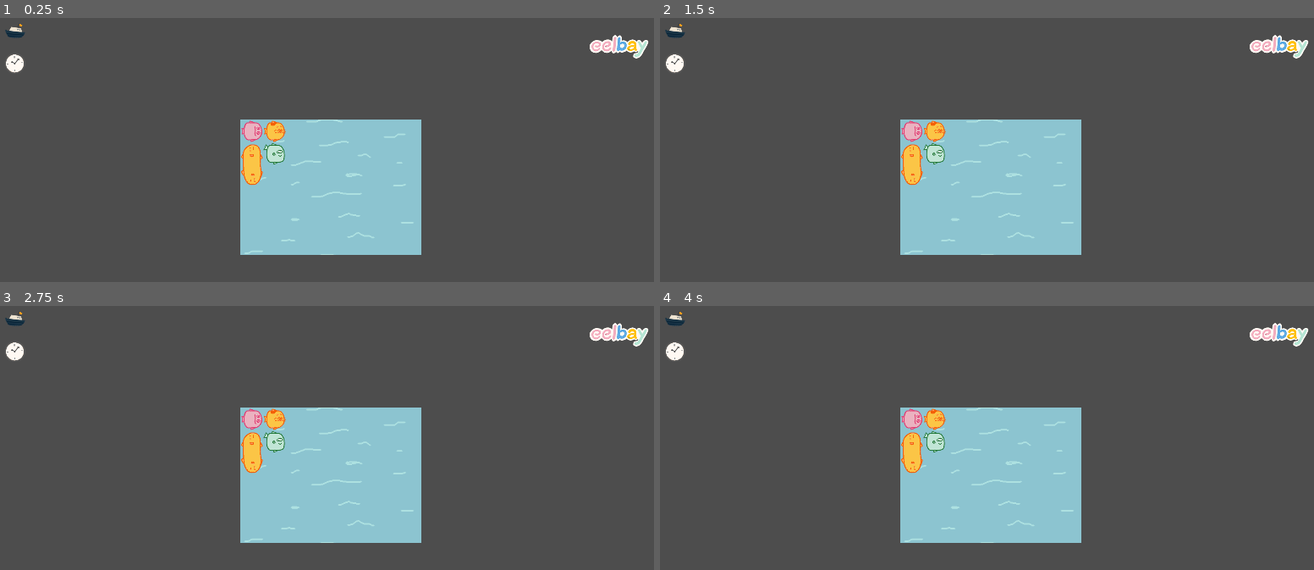
Above: before the commit, frames 1-4 (two rows, left to right).
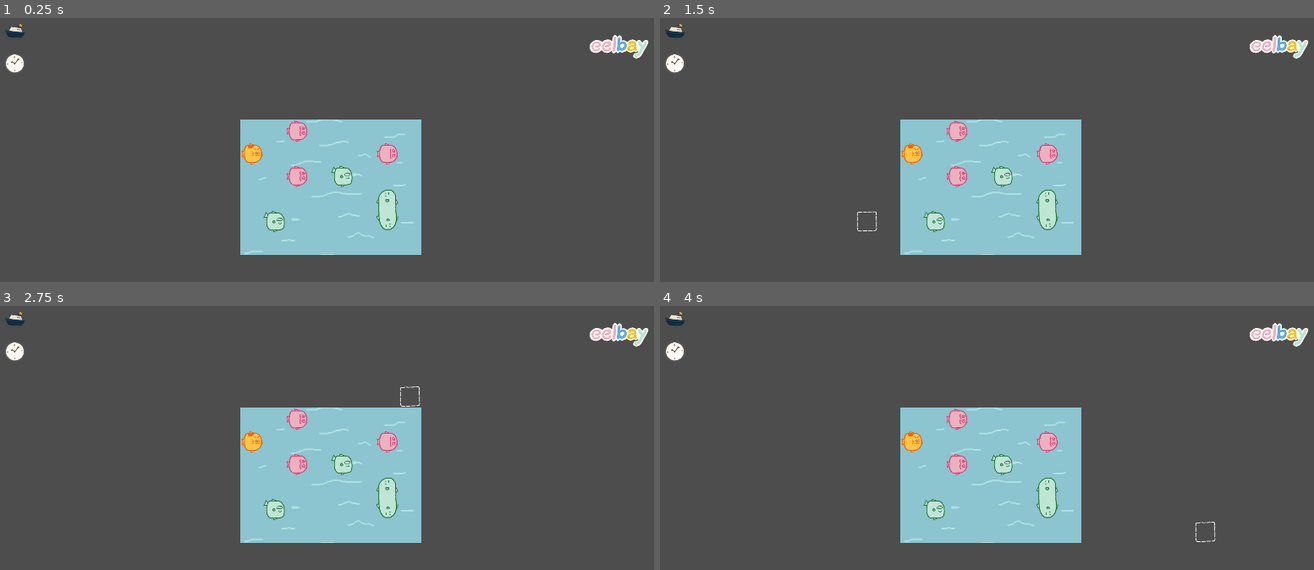
Above: after the commit, the same moments.

Repository: Boyquotes/EelBay
Game: Godot game, scene res://scenes/main.tscn
Same seed, same stepped clock (60 frames per second), same inputs: the game is played once before the commit and once after it.
Inputs (mouse positions are in pixels of both pictures, inside the frame that each line leads up to):
- Up to frame 1 (0.25 s): no input
- Up to frame 2 (1.5 s): tap Enter at 0.5 s; move the mouse to (1137, 179) at 0.52 s; hold Right (move_right) 0.53-1.25 s; hold Shift 0.53-1.25 s; click (1137, 179) at 0.67 s; tap Space at 1.25 s; drag from (856, 216) to (954, 274) at 1.27 s
- Up to frame 3 (2.75 s): tap Enter at 2 s; move the mouse to (398, 401) at 2.02 s; hold Right (move_right) from 2.03 s (still down); tap Ctrl at 2.1 s; click (398, 401) at 2.17 s
- Up to frame 4 (4 s): release Right (move_right) at 2.75 s; tap Space at 2.75 s; drag from (954, 562) to (790, 427) at 2.77 s; tap Enter at 3.5 s; move the mouse to (1196, 543) at 3.52 s; hold Left (move_left) from 3.53 s (still down); tap Alt at 3.6 s; click (1196, 543) at 3.67 s

The runs differ from the first frame. In frame 1, 2.2% of the frame differs, in the area x 36-61%, y 38-82%; in frame 2, 2.3%; in frame 3, 2.3%, in the area x 36-65%, y 30-82%; in frame 4, 2.3%.

Commit message:
Selector visuals which reacts to game state update metadata. Also rename private fields to have underscore

Diff:
--- /dev/null
+++ b/nodes/board_input_dir.tscn
@@ -0,0 +1,11 @@
+[gd_scene load_steps=3 format=3 uid="uid://bupt0on771l70"]
+
+[ext_resource type="TileSet" uid="uid://cvh7ynbcujhhj" path="res://nodes/tilesets/selector_tileset.tres" id="1_aurcx"]
+[ext_resource type="Script" path="res://scripts/BoardInputDir.gd" id="2_i8v58"]
+
+[node name="BoardInputDir" type="TileMap"]
+position = Vector2(704, 320)
+tile_set = ExtResource("1_aurcx")
+format = 2
+layer_0/tile_data = PackedInt32Array(1, 0, 0, 65537, 0, 2, 6, 65536, 3, 7, 196608, 3, 131076, 196608, 3, 131075, 65536, 3, 262149, 0, 3, 196614, 0, 2, 131078, 131072, 3, 131079, 196608, 3, 327680, 0, 2, 262145, 196608, 3, 262144, 524288, 0)
+script = ExtResource("2_i8v58")
--- /dev/null
+++ b/nodes/tilesets/selector_tileset.tres
@@ -0,0 +1,371 @@
+[gd_resource type="TileSet" load_steps=3 format=3 uid="uid://cvh7ynbcujhhj"]
+
+[ext_resource type="Texture2D" uid="uid://m0tg1dt3e4jy" path="res://assets/images/ui/eel_selector.png" id="1_rfpwo"]
+
+[sub_resource type="TileSetAtlasSource" id="TileSetAtlasSource_0yng5"]
+resource_name = "base"
+texture = ExtResource("1_rfpwo")
+texture_region_size = Vector2i(64, 64)
+0:0/0 = 0
+0:0/0/terrain_set = 0
+0:0/0/terrain = 0
+0:0/0/terrains_peering_bit/bottom_side = 0
+1:0/0 = 0
+1:0/0/terrain_set = 0
+1:0/0/terrain = 0
+1:0/0/terrains_peering_bit/right_side = 0
+1:0/0/terrains_peering_bit/bottom_right_corner = 0
+1:0/0/terrains_peering_bit/bottom_side = 0
+2:0/0 = 0
+2:0/0/terrain_set = 0
+2:0/0/terrain = 0
+2:0/0/terrains_peering_bit/right_side = 0
+2:0/0/terrains_peering_bit/bottom_right_corner = 0
+2:0/0/terrains_peering_bit/bottom_side = 0
+2:0/0/terrains_peering_bit/bottom_left_corner = 0
+2:0/0/terrains_peering_bit/left_side = 0
+3:0/0 = 0
+3:0/0/terrain_set = 0
+3:0/0/terrain = 0
+3:0/0/terrains_peering_bit/bottom_side = 0
+3:0/0/terrains_peering_bit/bottom_left_corner = 0
+3:0/0/terrains_peering_bit/left_side = 0
+4:0/0 = 0
+4:0/0/terrain_set = 0
+4:0/0/terrain = 0
+4:0/0/terrains_peering_bit/right_side = 0
+4:0/0/terrains_peering_bit/bottom_side = 0
+4:0/0/terrains_peering_bit/left_side = 0
+4:0/0/terrains_peering_bit/top_left_corner = 0
+4:0/0/terrains_peering_bit/top_side = 0
+5:0/0 = 0
+5:0/0/terrain_set = 0
+5:0/0/terrain = 0
+5:0/0/terrains_peering_bit/right_side = 0
+5:0/0/terrains_peering_bit/bottom_right_corner = 0
+5:0/0/terrains_peering_bit/bottom_side = 0
+5:0/0/terrains_peering_bit/left_side = 0
+6:0/0 = 0
+6:0/0/terrain_set = 0
+6:0/0/terrain = 0
+6:0/0/terrains_peering_bit/right_side = 0
+6:0/0/terrains_peering_bit/bottom_side = 0
+6:0/0/terrains_peering_bit/bottom_left_corner = 0
+6:0/0/terrains_peering_bit/left_side = 0
+7:0/0 = 0
+7:0/0/terrain_set = 0
+7:0/0/terrain = 0
+7:0/0/terrains_peering_bit/right_side = 0
+7:0/0/terrains_peering_bit/bottom_side = 0
+7:0/0/terrains_peering_bit/left_side = 0
+7:0/0/terrains_peering_bit/top_side = 0
+7:0/0/terrains_peering_bit/top_right_corner = 0
+8:0/0 = 0
+8:0/0/terrain_set = 0
+8:0/0/terrain = 0
+8:0/0/terrains_peering_bit/right_side = 0
+8:0/0/terrains_peering_bit/bottom_right_corner = 0
+8:0/0/terrains_peering_bit/bottom_side = 0
+9:0/0 = 0
+9:0/0/terrain_set = 0
+9:0/0/terrain = 0
+9:0/0/terrains_peering_bit/right_side = 0
+9:0/0/terrains_peering_bit/bottom_right_corner = 0
+9:0/0/terrains_peering_bit/bottom_side = 0
+9:0/0/terrains_peering_bit/bottom_left_corner = 0
+9:0/0/terrains_peering_bit/left_side = 0
+9:0/0/terrains_peering_bit/top_side = 0
+10:0/0 = 0
+10:0/0/terrain_set = 0
+10:0/0/terrain = 0
+10:0/0/terrains_peering_bit/right_side = 0
+10:0/0/terrains_peering_bit/bottom_right_corner = 0
+10:0/0/terrains_peering_bit/bottom_side = 0
+10:0/0/terrains_peering_bit/bottom_left_corner = 0
+10:0/0/terrains_peering_bit/left_side = 0
+11:0/0 = 0
+11:0/0/terrain_set = 0
+11:0/0/terrain = 0
+11:0/0/terrains_peering_bit/bottom_side = 0
+11:0/0/terrains_peering_bit/bottom_left_corner = 0
+11:0/0/terrains_peering_bit/left_side = 0
+0:1/0 = 0
+0:1/0/terrain_set = 0
+0:1/0/terrain = 0
+0:1/0/terrains_peering_bit/bottom_side = 0
+0:1/0/terrains_peering_bit/top_side = 0
+3:1/0 = 0
+3:1/0/terrain_set = 0
+3:1/0/terrain = 0
+3:1/0/terrains_peering_bit/bottom_side = 0
+3:1/0/terrains_peering_bit/bottom_left_corner = 0
+3:1/0/terrains_peering_bit/left_side = 0
+3:1/0/terrains_peering_bit/top_left_corner = 0
+3:1/0/terrains_peering_bit/top_side = 0
+4:1/0 = 0
+4:1/0/terrain_set = 0
+4:1/0/terrain = 0
+4:1/0/terrains_peering_bit/right_side = 0
+4:1/0/terrains_peering_bit/bottom_right_corner = 0
+4:1/0/terrains_peering_bit/bottom_side = 0
+4:1/0/terrains_peering_bit/top_side = 0
+0:2/0 = 0
+0:2/0/terrain_set = 0
+0:2/0/terrain = 0
+0:2/0/terrains_peering_bit/top_side = 0
+3:2/0 = 0
+3:2/0/terrain_set = 0
+3:2/0/terrain = 0
+3:2/0/terrains_peering_bit/left_side = 0
+3:2/0/terrains_peering_bit/top_left_corner = 0
+3:2/0/terrains_peering_bit/top_side = 0
+4:2/0 = 0
+4:2/0/terrain_set = 0
+4:2/0/terrain = 0
+4:2/0/terrains_peering_bit/right_side = 0
+4:2/0/terrains_peering_bit/bottom_side = 0
+4:2/0/terrains_peering_bit/top_side = 0
+4:2/0/terrains_peering_bit/top_right_corner = 0
+0:3/0 = 0
+0:3/0/terrain_set = 0
+0:3/0/terrain = 0
+3:3/0 = 0
+3:3/0/terrain_set = 0
+3:3/0/terrain = 0
+3:3/0/terrains_peering_bit/left_side = 0
+4:3/0 = 0
+4:3/0/terrain_set = 0
+4:3/0/terrain = 0
+4:3/0/terrains_peering_bit/right_side = 0
+4:3/0/terrains_peering_bit/bottom_side = 0
+4:3/0/terrains_peering_bit/bottom_left_corner = 0
+4:3/0/terrains_peering_bit/left_side = 0
+4:3/0/terrains_peering_bit/top_side = 0
+1:1/0 = 0
+1:1/0/terrain_set = 0
+1:1/0/terrain = 0
+1:1/0/terrains_peering_bit/right_side = 0
+1:1/0/terrains_peering_bit/bottom_right_corner = 0
+1:1/0/terrains_peering_bit/bottom_side = 0
+1:1/0/terrains_peering_bit/top_side = 0
+1:1/0/terrains_peering_bit/top_right_corner = 0
+2:1/0 = 0
+2:1/0/terrain_set = 0
+2:1/0/terrain = 0
+2:1/0/terrains_peering_bit/right_side = 0
+2:1/0/terrains_peering_bit/bottom_right_corner = 0
+2:1/0/terrains_peering_bit/bottom_side = 0
+2:1/0/terrains_peering_bit/bottom_left_corner = 0
+2:1/0/terrains_peering_bit/left_side = 0
+2:1/0/terrains_peering_bit/top_left_corner = 0
+2:1/0/terrains_peering_bit/top_side = 0
+2:1/0/terrains_peering_bit/top_right_corner = 0
+5:1/0 = 0
+5:1/0/terrain_set = 0
+5:1/0/terrain = 0
+5:1/0/terrains_peering_bit/right_side = 0
+5:1/0/terrains_peering_bit/bottom_right_corner = 0
+5:1/0/terrains_peering_bit/bottom_side = 0
+5:1/0/terrains_peering_bit/bottom_left_corner = 0
+5:1/0/terrains_peering_bit/left_side = 0
+5:1/0/terrains_peering_bit/top_side = 0
+5:1/0/terrains_peering_bit/top_right_corner = 0
+6:1/0 = 0
+6:1/0/terrain_set = 0
+6:1/0/terrain = 0
+6:1/0/terrains_peering_bit/right_side = 0
+6:1/0/terrains_peering_bit/bottom_right_corner = 0
+6:1/0/terrains_peering_bit/bottom_side = 0
+6:1/0/terrains_peering_bit/bottom_left_corner = 0
+6:1/0/terrains_peering_bit/left_side = 0
+6:1/0/terrains_peering_bit/top_left_corner = 0
+6:1/0/terrains_peering_bit/top_side = 0
+7:1/0 = 0
+7:1/0/terrain_set = 0
+7:1/0/terrain = 0
+7:1/0/terrains_peering_bit/bottom_side = 0
+7:1/0/terrains_peering_bit/bottom_left_corner = 0
+7:1/0/terrains_peering_bit/left_side = 0
+7:1/0/terrains_peering_bit/top_side = 0
+8:1/0 = 0
+8:1/0/terrain_set = 0
+8:1/0/terrain = 0
+8:1/0/terrains_peering_bit/right_side = 0
+8:1/0/terrains_peering_bit/bottom_right_corner = 0
+8:1/0/terrains_peering_bit/bottom_side = 0
+8:1/0/terrains_peering_bit/top_side = 0
+8:1/0/terrains_peering_bit/top_right_corner = 0
+9:1/0 = 0
+9:1/0/terrain_set = 0
+9:1/0/terrain = 0
+9:1/0/terrains_peering_bit/right_side = 0
+9:1/0/terrains_peering_bit/bottom_side = 0
+9:1/0/terrains_peering_bit/bottom_left_corner = 0
+9:1/0/terrains_peering_bit/left_side = 0
+9:1/0/terrains_peering_bit/top_side = 0
+9:1/0/terrains_peering_bit/top_right_corner = 0
+10:1/0 = 0
+10:1/0/terrain_set = 0
+10:1/0/terrain = 0
+10:1/0/terrains_peering_bit/right_side = 0
+10:1/0/terrains_peering_bit/bottom_right_corner = 0
+10:1/0/terrains_peering_bit/bottom_side = 0
+10:1/0/terrains_peering_bit/bottom_left_corner = 0
+10:1/0/terrains_peering_bit/left_side = 0
+10:1/0/terrains_peering_bit/top_left_corner = 0
+10:1/0/terrains_peering_bit/top_side = 0
+10:1/0/terrains_peering_bit/top_right_corner = 0
+11:1/0 = 0
+11:1/0/terrain_set = 0
+11:1/0/terrain = 0
+11:1/0/terrains_peering_bit/right_side = 0
+11:1/0/terrains_peering_bit/bottom_side = 0
+11:1/0/terrains_peering_bit/bottom_left_corner = 0
+11:1/0/terrains_peering_bit/left_side = 0
+11:1/0/terrains_peering_bit/top_left_corner = 0
+11:1/0/terrains_peering_bit/top_side = 0
+2:2/0 = 0
+2:2/0/terrain_set = 0
+2:2/0/terrain = 0
+2:2/0/terrains_peering_bit/right_side = 0
+2:2/0/terrains_peering_bit/left_side = 0
+2:2/0/terrains_peering_bit/top_left_corner = 0
+2:2/0/terrains_peering_bit/top_side = 0
+2:2/0/terrains_peering_bit/top_right_corner = 0
+5:3/0 = 0
+5:3/0/terrain_set = 0
+5:3/0/terrain = 0
+5:3/0/terrains_peering_bit/right_side = 0
+5:3/0/terrains_peering_bit/left_side = 0
+5:3/0/terrains_peering_bit/top_side = 0
+5:3/0/terrains_peering_bit/top_right_corner = 0
+1:3/0 = 0
+1:3/0/terrain_set = 0
+1:3/0/terrain = 0
+1:3/0/terrains_peering_bit/right_side = 0
+1:2/0 = 0
+1:2/0/terrain_set = 0
+1:2/0/terrain = 0
+1:2/0/terrains_peering_bit/right_side = 0
+1:2/0/terrains_peering_bit/top_side = 0
+1:2/0/terrains_peering_bit/top_right_corner = 0
+2:3/0 = 0
+2:3/0/terrain_set = 0
+2:3/0/terrain = 0
+2:3/0/terrains_peering_bit/right_side = 0
+2:3/0/terrains_peering_bit/left_side = 0
+5:2/0 = 0
+5:2/0/terrain_set = 0
+5:2/0/terrain = 0
+5:2/0/terrains_peering_bit/right_side = 0
+5:2/0/terrains_peering_bit/bottom_right_corner = 0
+5:2/0/terrains_peering_bit/bottom_side = 0
+5:2/0/terrains_peering_bit/left_side = 0
+5:2/0/terrains_peering_bit/top_left_corner = 0
+5:2/0/terrains_peering_bit/top_side = 0
+5:2/0/terrains_peering_bit/top_right_corner = 0
+6:3/0 = 0
+6:3/0/terrain_set = 0
+6:3/0/terrain = 0
+6:3/0/terrains_peering_bit/right_side = 0
+6:3/0/terrains_peering_bit/left_side = 0
+6:3/0/terrains_peering_bit/top_left_corner = 0
+6:3/0/terrains_peering_bit/top_side = 0
+7:3/0 = 0
+7:3/0/terrain_set = 0
+7:3/0/terrain = 0
+7:3/0/terrains_peering_bit/right_side = 0
+7:3/0/terrains_peering_bit/bottom_right_corner = 0
+7:3/0/terrains_peering_bit/bottom_side = 0
+7:3/0/terrains_peering_bit/left_side = 0
+7:3/0/terrains_peering_bit/top_side = 0
+7:2/0 = 0
+7:2/0/terrain_set = 0
+7:2/0/terrain = 0
+7:2/0/terrains_peering_bit/bottom_side = 0
+7:2/0/terrains_peering_bit/left_side = 0
+7:2/0/terrains_peering_bit/top_left_corner = 0
+7:2/0/terrains_peering_bit/top_side = 0
+6:2/0 = 0
+6:2/0/terrain_set = 0
+6:2/0/terrain = 0
+6:2/0/terrains_peering_bit/right_side = 0
+6:2/0/terrains_peering_bit/bottom_side = 0
+6:2/0/terrains_peering_bit/bottom_left_corner = 0
+6:2/0/terrains_peering_bit/left_side = 0
+6:2/0/terrains_peering_bit/top_left_corner = 0
+6:2/0/terrains_peering_bit/top_side = 0
+6:2/0/terrains_peering_bit/top_right_corner = 0
+8:2/0 = 0
+8:2/0/terrain_set = 0
+8:2/0/terrain = 0
+8:2/0/terrains_peering_bit/right_side = 0
+8:2/0/terrains_peering_bit/bottom_right_corner = 0
+8:2/0/terrains_peering_bit/bottom_side = 0
+8:2/0/terrains_peering_bit/left_side = 0
+8:2/0/terrains_peering_bit/top_side = 0
+8:2/0/terrains_peering_bit/top_right_corner = 0
+9:2/0 = 0
+9:2/0/terrain_set = 0
+9:2/0/terrain = 0
+9:2/0/terrains_peering_bit/right_side = 0
+9:2/0/terrains_peering_bit/bottom_right_corner = 0
+9:2/0/terrains_peering_bit/bottom_side = 0
+9:2/0/terrains_peering_bit/bottom_left_corner = 0
+9:2/0/terrains_peering_bit/left_side = 0
+9:2/0/terrains_peering_bit/top_left_corner = 0
+9:2/0/terrains_peering_bit/top_side = 0
+9:2/0/terrains_peering_bit/top_right_corner = 0
+10:2/0 = 0
+10:2/0/terrain_set = 0
+10:2/0/terrain = 0
+10:2/0/terrains_peering_bit/right_side = 0
+10:2/0/terrains_peering_bit/bottom_right_corner = 0
+10:2/0/terrains_peering_bit/bottom_side = 0
+10:2/0/terrains_peering_bit/left_side = 0
+10:2/0/terrains_peering_bit/top_left_corner = 0
+10:2/0/terrains_peering_bit/top_side = 0
+11:2/0 = 0
+11:2/0/terrain_set = 0
+11:2/0/terrain = 0
+11:2/0/terrains_peering_bit/bottom_side = 0
+11:2/0/terrains_peering_bit/bottom_left_corner = 0
+11:2/0/terrains_peering_bit/left_side = 0
+11:2/0/terrains_peering_bit/top_left_corner = 0
+11:2/0/terrains_peering_bit/top_side = 0
+11:3/0 = 0
+11:3/0/terrain_set = 0
+11:3/0/terrain = 0
+11:3/0/terrains_peering_bit/left_side = 0
+11:3/0/terrains_peering_bit/top_left_corner = 0
+11:3/0/terrains_peering_bit/top_side = 0
+9:3/0 = 0
+9:3/0/terrain_set = 0
+9:3/0/terrain = 0
+9:3/0/terrains_peering_bit/right_side = 0
+9:3/0/terrains_peering_bit/left_side = 0
+9:3/0/terrains_peering_bit/top_left_corner = 0
+9:3/0/terrains_peering_bit/top_side = 0
+9:3/0/terrains_peering_bit/top_right_corner = 0
+10:3/0 = 0
+10:3/0/terrain_set = 0
+10:3/0/terrain = 0
+10:3/0/terrains_peering_bit/right_side = 0
+10:3/0/terrains_peering_bit/bottom_side = 0
+10:3/0/terrains_peering_bit/left_side = 0
+10:3/0/terrains_peering_bit/top_left_corner = 0
+10:3/0/terrains_peering_bit/top_side = 0
+10:3/0/terrains_peering_bit/top_right_corner = 0
+8:3/0 = 0
+8:3/0/terrain_set = 0
+8:3/0/terrain = 0
+8:3/0/terrains_peering_bit/right_side = 0
+8:3/0/terrains_peering_bit/top_side = 0
+8:3/0/terrains_peering_bit/top_right_corner = 0
+
+[resource]
+tile_size = Vector2i(64, 64)
+terrain_set_0/mode = 0
+terrain_set_0/terrain_0/name = "base"
+terrain_set_0/terrain_0/color = Color(0.501961, 0.345098, 0.25098, 1)
+sources/0 = SubResource("TileSetAtlasSource_0yng5")
--- a/scenes/main.tscn
+++ b/scenes/main.tscn
@@ -1,12 +1,11 @@
-[gd_scene load_steps=8 format=3 uid="uid://b1jqt40itjeuk"]
+[gd_scene load_steps=7 format=3 uid="uid://bkf15b7japp8p"]
 
-[ext_resource type="PackedScene" uid="uid://8ln21v0xi4do" path="res://nodes/green_tile_map.tscn" id="1_0csv1"]
+[ext_resource type="PackedScene" uid="uid://8ln21v0xi4do" path="res://nodes/board_view.tscn" id="1_0csv1"]
 [ext_resource type="PackedScene" uid="uid://dfrk6ytcxm7ak" path="res://nodes/ui.tscn" id="1_es5xg"]
 [ext_resource type="Texture2D" uid="uid://8y0ey2feblvy" path="res://assets/images/gameplay/ocean.png" id="1_j6sj3"]
 [ext_resource type="PackedScene" uid="uid://dw4te76iyc3tt" path="res://nodes/logs.tscn" id="3_8ie1a"]
-[ext_resource type="TileSet" uid="uid://m202sg14o2vw" path="res://nodes/tilesets/tile_set.tres" id="5_33wcr"]
+[ext_resource type="PackedScene" uid="uid://bupt0on771l70" path="res://nodes/board_input_dir.tscn" id="4_qwhym"]
 [ext_resource type="Script" path="res://scripts/GameStateDir.gd" id="5_ifc4c"]
-[ext_resource type="Script" path="res://scripts/BoardInputDir.gd" id="5_o36n0"]
 
 [node name="main" type="Node2D"]
 
@@ -22,11 +21,9 @@
 [node name="BoardView" parent="." instance=ExtResource("1_0csv1")]
 position = Vector2(704, 320)
 
-[node name="BoardInputDir" type="TileMap" parent="."]
-position = Vector2(704, 320)
-tile_set = ExtResource("5_33wcr")
-format = 2
-script = ExtResource("5_o36n0")
+[node name="BoardInputDir" parent="." node_paths=PackedStringArray("_game_state_dir") instance=ExtResource("4_qwhym")]
+layer_0/tile_data = PackedInt32Array()
+_game_state_dir = NodePath("../GameStateDir")
 
 [node name="GameStateDir" type="Node2D" parent="."]
 position = Vector2(2.08165e-12, 2.08165e-12)
--- a/scripts/BoardInputDir.gd
+++ b/scripts/BoardInputDir.gd
@@ -2,8 +2,10 @@
 
 const Def = preload("res://scripts/Def.gd")
 
-@export var is_cell_selected : bool = false
-@export var selected_cell : Vector2i
+@export var _game_state_dir : GameStateDir
+
+@export var _is_cell_selected : bool = false
+@export var _selected_cell : Vector2i
 
 signal move_triggered(move_dir: Def.MoveDir, start_pos: Vector2i)
 
@@ -16,21 +18,34 @@
             # Mouse down
             var target_cell = local_to_map(pos_local)
 
-            is_cell_selected = true
-            selected_cell = target_cell
+            _is_cell_selected = true
+            _selected_cell = target_cell
         else:
             # Mouse up
             pass
 
 func _process(_delta):
-    if not is_cell_selected:
+    if not _is_cell_selected:
         return
 
+    var move_dir = null
+
+    # Collect input
     if Input.is_action_just_pressed("move_left"):
-        move_triggered.emit(Def.MoveDir.MoveW, selected_cell)
+        move_dir = Def.MoveDir.MoveW;
     elif Input.is_action_just_pressed("move_up"):
-        move_triggered.emit(Def.MoveDir.MoveN, selected_cell)
+        move_dir = Def.MoveDir.MoveN;
     elif Input.is_action_just_pressed("move_right"):
-        move_triggered.emit(Def.MoveDir.MoveE, selected_cell)
+        move_dir = Def.MoveDir.MoveE;
     elif Input.is_action_just_pressed("move_down"):
-        move_triggered.emit(Def.MoveDir.MoveS, selected_cell)
+        move_dir = Def.MoveDir.MoveS;
+
+    if move_dir != null:
+        # Update game state
+        var new_pos : Vector2i = _game_state_dir.update_game_state(move_dir, _selected_cell)
+        _selected_cell = new_pos
+
+    # Update view
+    clear();
+    # todo get entire eel instead of just selected_cell
+    set_cells_terrain_connect(0, [_selected_cell], 0, 0)
--- a/scripts/BoardView.gd
+++ b/scripts/BoardView.gd
@@ -34,7 +34,7 @@
     var color_eels = {}
 
     for pos in eels:
-        if eels[pos].color == color:
+        if eels[pos]._color == color:
             color_eels[pos] = eels[pos]
 
     return color_eels
--- a/scripts/Eel.gd
+++ b/scripts/Eel.gd
@@ -1,16 +1,16 @@
 const Def = preload("res://scripts/Def.gd")
 
-var pos : Vector2i
-var color : Def.EelColor
+var _pos : Vector2i
+var _color : Def.EelColor
 
 func _init(p: Vector2i, c: Def.EelColor):
-    pos = p
-    color = c
+    _pos = p
+    _color = c
 
 func _to_string():
     var out = ""
     out += "[" + \
-    "pos: " + str(pos) + ", " + \
-    "col: " + str(color) + \
+    "pos: " + str(_pos) + ", " + \
+    "col: " + str(_color) + \
     "] "
     return out
--- /dev/null
+++ b/scripts/EelUtil.gd
@@ -0,0 +1,11 @@
+
+const Def = preload("res://scripts/Def.gd")
+const Eel = preload("res://scripts/Eel.gd")
+
+# Takes a list of eels and returns a dictionary where key is pos and value is Eel
+static func eel_array_to_dict(eels: Array[Eel]):
+    var eels_dict = {}
+    for eel in eels:
+        eels_dict[eel.pos] = eel
+
+    return eels_dict
--- a/scripts/GameStateDir.gd
+++ b/scripts/GameStateDir.gd
@@ -6,78 +6,56 @@
 const GameState = preload("res://scripts/GameState.gd")
 const GridUtil = preload("res://scripts/GridUtil.gd")
 
+class GameStateUpdateData:
+    var _new_game_state : GameState
+    var _new_eel_pos : Vector2i
+
+    func _init(new_game_state : GameState, new_eel_pos : Vector2i):
+        _new_game_state = new_game_state
+        _new_eel_pos = new_eel_pos
+
 signal game_state_changed(game_state : GameState)
 
-var global_game_state : GameState;
+var _global_game_state : GameState = null
+
+func set_game_state(value : GameState):
+    _global_game_state = value
+    game_state_changed.emit(_global_game_state)
 
 func _ready():
-    global_game_state = GameStateDir.create_init_game_state()
-    game_state_changed.emit(global_game_state)
+    var new_game_state : GameState = GameStateDir.create_init_game_state()
+    set_game_state(new_game_state)
 
-func _on_move_triggered(move_dir, start_pos):
-    global_game_state = GameStateDir.tick_game_state(move_dir, start_pos, global_game_state)
-    game_state_changed.emit(global_game_state)
+# Updates game state and returns the new position of eel
+func update_game_state(move_dir : Def.MoveDir, start_pos : Vector2i) -> Vector2i:
+    var update_data : GameStateUpdateData = GameStateDir.tick_game_state(move_dir, start_pos, _global_game_state)
+    set_game_state(update_data._new_game_state)
+    return update_data._new_eel_pos
 
 static func create_init_game_state():
-    var eel_red_00 = Eel.new(
-        Vector2i(0,0),
-        Def.EelColor.EelRed
-    )
+    var rng = RandomNumberGenerator.new()
+    var count = 10
+    var eels = {}
+    for i in range(count):
+        var pos = Vector2i(rng.randi_range(0, Def.BOARD_SIZE.x-1), rng.randi_range(0, Def.BOARD_SIZE.y-1))
+        eels[pos] = Eel.new(pos, rng.randi_range(0, Def.EelColor.size()-1))
 
-    var eel_orange_01 = Eel.new(
-        Vector2i(0,1),
-        Def.EelColor.EelOrange
-    )
-
-    var eel_orange_02 = Eel.new(
-        Vector2i(0,2),
-        Def.EelColor.EelOrange
-    )
-
-    var eel_orange_10 = Eel.new(
-        Vector2i(1,0),
-        Def.EelColor.EelOrange
-    )
-
-    var eel_green_11 = Eel.new(
-        Vector2i(1,1),
-        Def.EelColor.EelGreen
-    )
-
-    var eels : Array[Eel] = [
-        eel_red_00,
-        eel_orange_01,
-        eel_orange_02,
-        eel_orange_10,
-        eel_green_11
-    ]
-
-    var eels_dict = eel_array_to_dict(eels)
-
-    return GameState.new(eels_dict)
-
-# Takes a list of eels and returns a dictionary where key is pos and value is Eel
-static func eel_array_to_dict(eels: Array[Eel]):
-    var eels_dict = {}
-    for eel in eels:
-        eels_dict[eel.pos] = eel
-
-    return eels_dict
-
+    return GameState.new(eels)
 
 # Placeholder functionality for testing game state tick - just moves an single eel without checking collision
-static func tick_game_state(move_dir: Def.MoveDir, start_pos: Vector2i, game_state : GameState) -> GameState:
+# Returns [new_game_state, new_position_of_moved_eel]
+static func tick_game_state(move_dir: Def.MoveDir, start_pos: Vector2i, game_state : GameState) -> GameStateUpdateData:
     var new_pos : Vector2i = start_pos + GridUtil.move_dir_to_vec(move_dir)
 
     if game_state.eels.has(new_pos) or not game_state.eels.has(start_pos) or not GridUtil.in_bounds(new_pos):
-        return game_state
+        return GameStateUpdateData.new(game_state, start_pos)
 
     var new_game_state : GameState = game_state.copy()
 
     new_game_state.eels[new_pos] = new_game_state.eels[start_pos]
     new_game_state.eels.erase(start_pos)
 
-    return new_game_state
+    return GameStateUpdateData.new(new_game_state, new_pos)
 
 # Invariant: The returned Array[Eel] is always non-empty.
 # TODO: Incomplete, untested
@@ -90,19 +68,19 @@
     for eel in eels:
         # Search for adjacent blocks of the same color
         var adjacent_block_ids = {}
-        for adjacent_pos in GridUtil.neighboring_positions(eel.pos):
+        for adjacent_pos in GridUtil.neighboring_positions(eel._pos):
             var maybe_block_id = block_map.get(adjacent_pos)
             #print(maybe_block_id)
             if maybe_block_id != null:
                 var maybe_block = output_blocks.get(maybe_block_id)
-                if maybe_block[0].color == eel.color:
+                if maybe_block[0].color == eel._color:
                     # Add adjacent block of the same color to set
                     adjacent_block_ids[maybe_block_id] = null
 
         # Fuse with adjacent blocks, if any
         if adjacent_block_ids.is_empty():
             # Write block map
-            block_map[eel.pos] = next_block_id
+            block_map[eel._pos] = next_block_id
             # Insert singleton block
             output_blocks[next_block_id] = [eel]
             next_block_id += 1
@@ -116,7 +94,7 @@
                     # Collect all eels
                     new_eels.push_back(eel_)
                     # Rewrite block map
-                    block_map[eel_.pos] = new_block_id
+                    block_map[eel_._pos] = new_block_id
                 # Remove all old blocks
                 output_blocks.erase(block_id)
             # Insert new block
Binary file added: assets/images/ui/eel_selector.png
Not shown, added: assets/images/ui/eel_selector.png.import
Renamed: nodes/green_tile_map.tscn -> nodes/board_view.tscn
Not shown, changed: README.md
